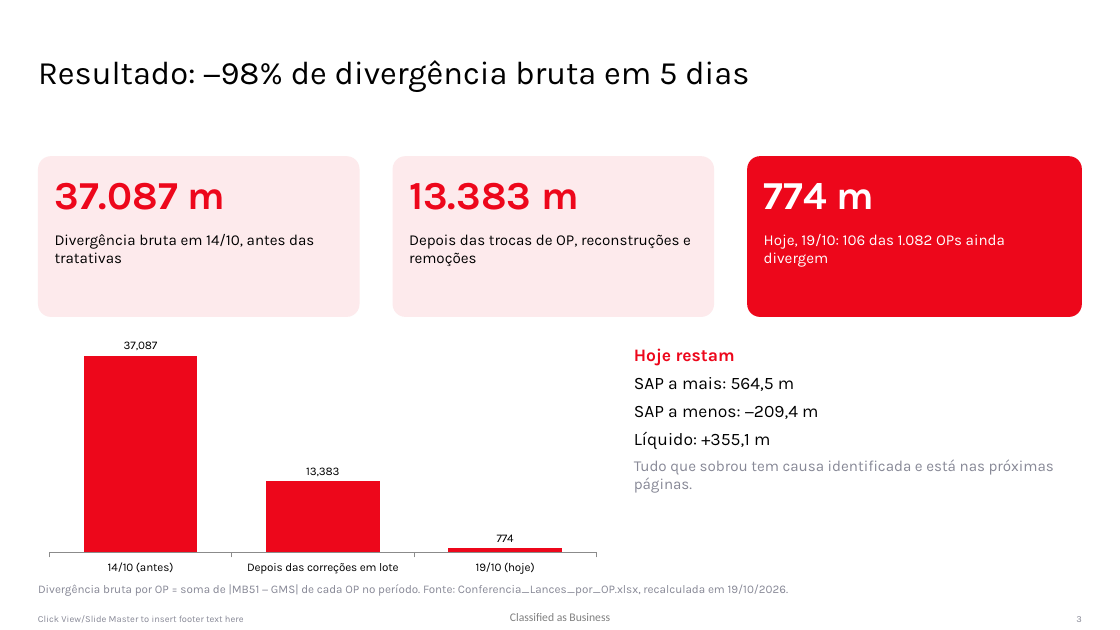
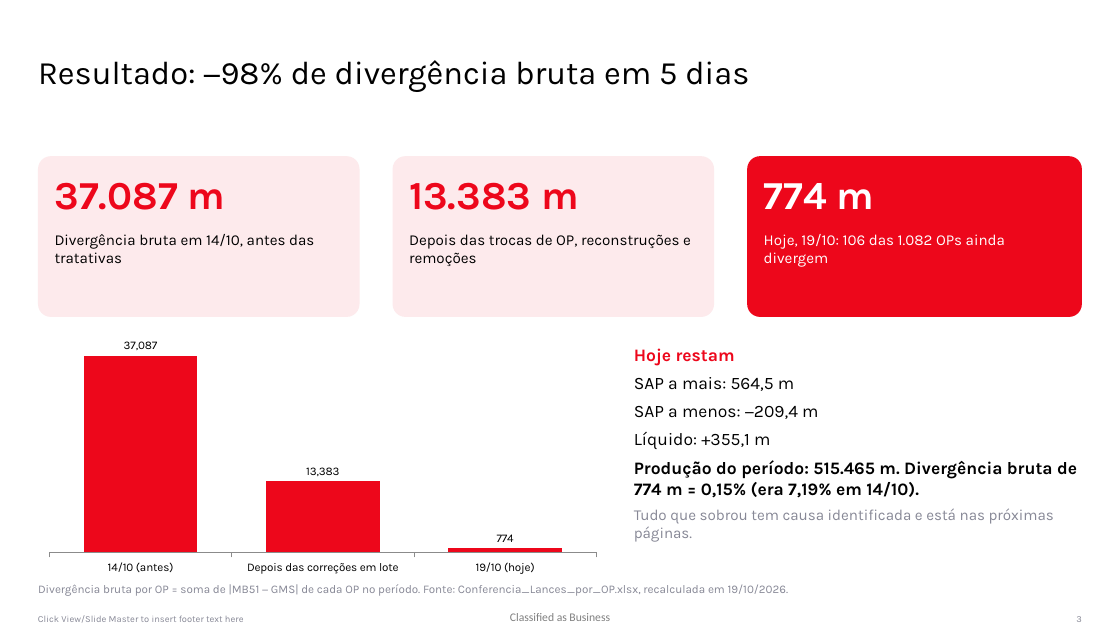
Before and after one commit to WilliamNRAmorim/Projetos, a slide deck: slide 3 of Producao_GMS_x_MB51/Apresentação/Tratativas_GMS_x_SAP.pptx. Drawn at 1120x630 pixels with LibreOffice and Linux fonts; fonts in the diff are those of the drawing; background and template pictures are left out. Boxes give left, top, right and bottom in pixels: in the first picture for what was removed or moved away, otherwise in the second. Text is boxed around its words. In the diff, an @@ line names an element or a change of style, - is before the commit and + after.

```diff
--- a/Producao_GMS_x_MB51/Apresentação/Tratativas_GMS_x_SAP.pptx
+++ b/Producao_GMS_x_MB51/Apresentação/Tratativas_GMS_x_SAP.pptx
@@ text at (634,460,1077,498): paragraph added @@
+Produção do período: 515.465 m. Divergência bruta de 774 m = 0,15% (era 7,19% em 14/10).
```
Also in this commit, not shown: 3 other slides changed, 4 slides added.
